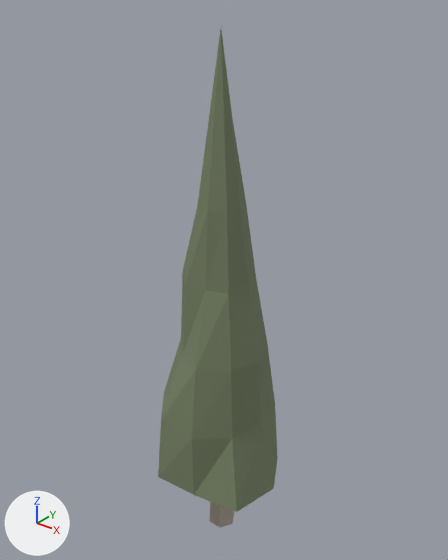
The glTF model game/voxario/AshesOfEryon/Assets/Models/scenery/cypress.gltf: old version first, new version second.
Before and after are seen from a 50 mm lens placed at (3.46, -4.28, 5.84), pointed at (-0.08, 0.14, 3.1). Arrows for +X, +Y and +Z are at lower left; the lights stay in place. The older version comes first. Vertices at exactly the same position are counted once.

Before the edit, the objects in view are built like this:
```python
me_cypress = bpy.data.meshes.new('cypress')
me_cypress.from_pydata(...)  # 77 vertices, 126 faces; spans x -0.7..0.72, y -0.65..0.77, z 0.0..5.5
# faces by material slot: [18, 108]
me_cypress.materials.append(mat_cypress_0)  # grey #b1a597
me_cypress.materials.append(mat_cypress_1)  # greyish green #768064
ob_cypress = bpy.data.objects.new('cypress', me_cypress)
ob_cypress.location = (0.0, 0.0, 0.0)
```
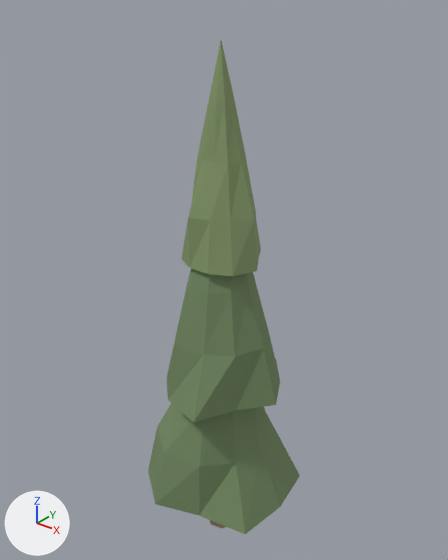
Changed parts and their boxes [x1, y1, x2, y2] in the pictures (448 x 560 px):
'cypress', reshaped (26% wider)
    before: [158, 29, 278, 528]
    after: [148, 41, 300, 534]
part 1 of me_cypress, rebuilt
    before: [158, 29, 278, 512]
    after: [167, 269, 280, 423]
part 2 of me_cypress, rebuilt (mostly hidden afterwards)
    before: [210, 502, 234, 528]
    after: [210, 520, 226, 528]
part 3 of me_cypress, added (green)
    after: [148, 403, 300, 534]
part 4 of me_cypress, added (green)
    after: [181, 41, 261, 276]

What the commit changed:
Material 'cypress_2' (mat_cypress_2) is new.
Its base color is (0.24, 0.33, 0.15) (green #869b6c).
Its roughness is 0.92.
me_cypress is used by ob_cypress; location (0.0, 0.0, 0.0).
me_cypress had 77 vertices, 126 faces and spanned x -0.7..0.72, y -0.65..0.77, z 0.0..5.5.
me_cypress now has 155 vertices, 261 faces and spans x -0.75..0.82, y -0.82..0.86, z 0.0..5.4.
me_cypress part 1: the loose piece of 62 vertices spanning x -0.7..0.72, y -0.65..0.77, z 0.9..5.5 is rebuilt with 46 vertices and now spans x -0.72..0.7, y -0.73..0.73, z 2.0..4.4.
me_cypress part 2: the loose piece of 15 vertices spanning x -0.16..0.16, y -0.14..0.14, z 0.0..1.2 is rebuilt with 17 vertices and now spans x -0.15..0.17, y -0.17..0.17, z 0.0..1.3.
me_cypress part 3: a new loose piece of 46 vertices spanning x -0.75..0.82, y -0.82..0.86, z 0.7..3.3, in mat_cypress_1 (green #738961).
me_cypress part 4: a new loose piece of 46 vertices spanning x -0.38..0.43, y -0.34..0.45, z 3.4..5.4, in mat_cypress_2 (green #869b6c).
me_cypress gains material mat_cypress_2 (green #869b6c).
